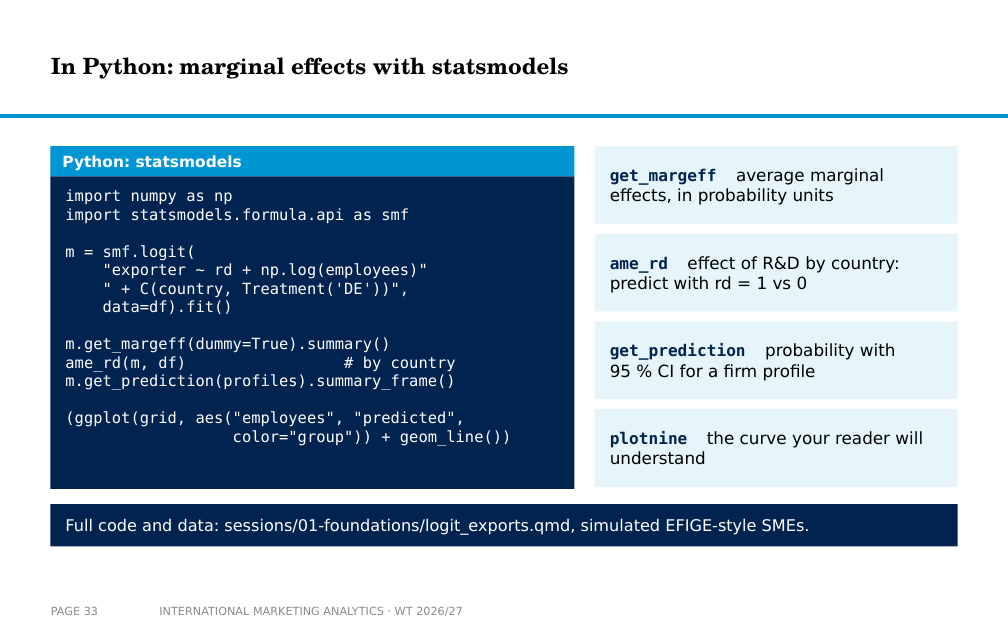
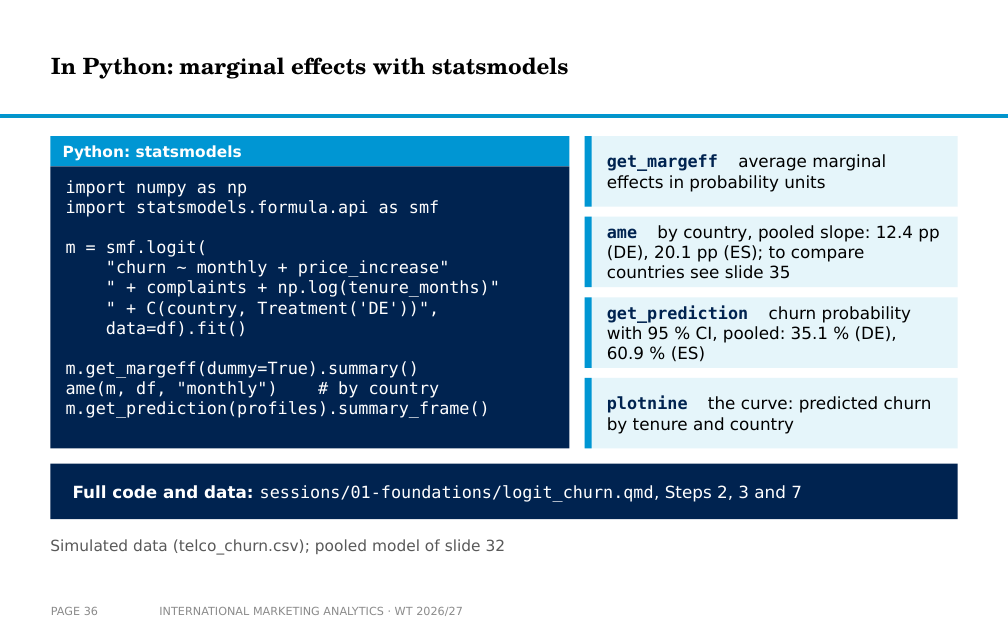
Before and after one commit to arnefloh-wu/international-marketing-analytics-teaching, a slide deck: slide 36 of slides/logistic-regression-in-international-marketing_WT26-27.pptx (slide 33 before the commit). Drawn at 1008x630 pixels with LibreOffice and Linux fonts; fonts in the diff are those of the drawing; background and template pictures are left out. Boxes give left, top, right and bottom in pixels: in the first picture for what was removed or moved away, otherwise in the second. Text is boxed around its words. In the diff, an @@ line names an element or a change of style, - is before the commit and + after.

```diff
--- a/slides/logistic-regression-in-international-marketing_WT26-27.pptx
+++ b/slides/logistic-regression-in-international-marketing_WT26-27.pptx
@@ rectangle: place and size @@
-rectangle at [50,146,575,176]
+rectangle at [50,136,570,166]
@@ text "Python: statsmodels": place and size @@
-text "Python: statsmodels" at [62,155,242,171]
+text "Python: statsmodels" at [63,145,242,161]
@@ rectangle: place and size @@
-rectangle at [595,146,958,224]
+rectangle at [585,136,958,207]
@@ rectangle added at [585,136,592,207], fill #0096D3 @@
@@ rectangle: place and size @@
-rectangle at [50,176,575,489]
+rectangle at [50,166,570,449]
@@ text "import numpy as np": place and size @@
-text "import numpy as np" at [65,189,511,446]
+text "import numpy as np" at [66,180,500,418]
@@ text at [607,154,886,192]: text changed @@
-get_margeff average marginal effects, in probability units
+get_margeff average marginal effects in probability units
@@ text at [66,180,490,418]: size 11 to 12 pt in "import numpy as np", "import statsmodels.formula.api as smf", "m = smf.logit(", "" + C(country, Treatment('DE'))"," and 3 more places @@
@@ rectangle: place and size @@
-rectangle at [595,234,958,311]
+rectangle at [585,217,958,287]
@@ rectangle added at [585,217,592,287], fill #0096D3 @@
@@ text added at [607,225,939,279], 12 pt, text #000000 @@
+ame by country, pooled slope: 12.4 pp (DE), 20.1 pp (ES); to compare countries see slide 35
@@ text at [106,260,500,297]: text changed; size 11 to 12 pt @@
-"exporter ~ rd + np.log(employees)"
+"churn ~ monthly + price_increase"
+" + complaints + np.log(tenure_months)"
@@ text removed at [610,256,900,293] @@
-ame_rd effect of R&D by country: predict with rd = 1 vs 0
@@ rectangle: place and size @@
-rectangle at [595,409,958,487]
+rectangle at [585,297,958,368]
@@ rectangle added at [585,297,592,368], fill #0096D3 @@
@@ text at [607,306,911,362]: text changed @@
-get_prediction probability with 95 % CI for a firm profile
+get_prediction churn probability with 95 % CI, pooled: 35.1 % (DE), 60.9 % (ES)
@@ text at [66,381,440,398]: text changed; size 11 to 12 pt @@
-ame_rd(m, df) # by country
+ame(m, df, "monthly") # by country
@@ rectangle: place and size @@
-rectangle at [595,322,958,399]
+rectangle at [585,378,958,449]
@@ rectangle added at [585,378,592,449], fill #0096D3 @@
@@ text at [65,411,511,446]: paragraphs removed @@
-(ggplot(grid, aes("employees", "predicted",
-color="group")) + geom_line())
@@ text at [607,396,932,434]: text changed @@
-plotnine the curve your reader will understand
+plotnine the curve: predicted churn by tenure and country
@@ rectangle: place and size @@
-rectangle at [50,504,958,546]
+rectangle at [50,464,958,519]
@@ text at [73,485,802,502]: text changed; size 11.5 to 12 pt; font DejaVu Sans to DejaVu Sans Mono @@
-Full code and data: sessions/01-foundations/logit_exports.qmd, simulated EFIGE-style SMEs.
+Full code and data: sessions/01-foundations/logit_churn.qmd, Steps 2, 3 and 7
@@ text added at [50,539,506,555], 11 pt, text #595959 @@
+Simulated data (telco_churn.csv); pooled model of slide 32
@@ page number at [51,607,98,615]: text changed @@
-PAGE 33
+PAGE 36
```
Also in this commit, not shown: 20 other slides changed, 36 slides added, 21 slides removed, 5 other files.
